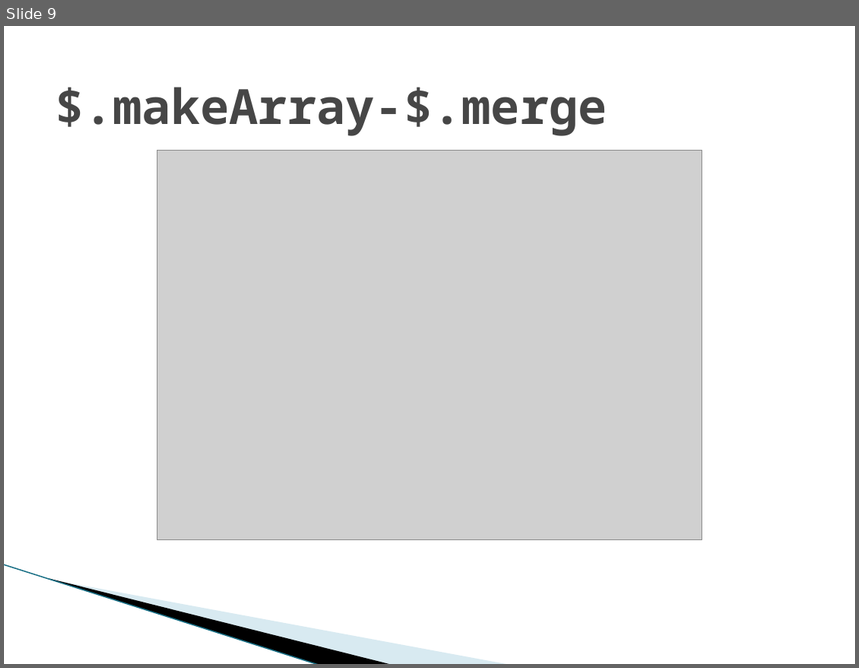
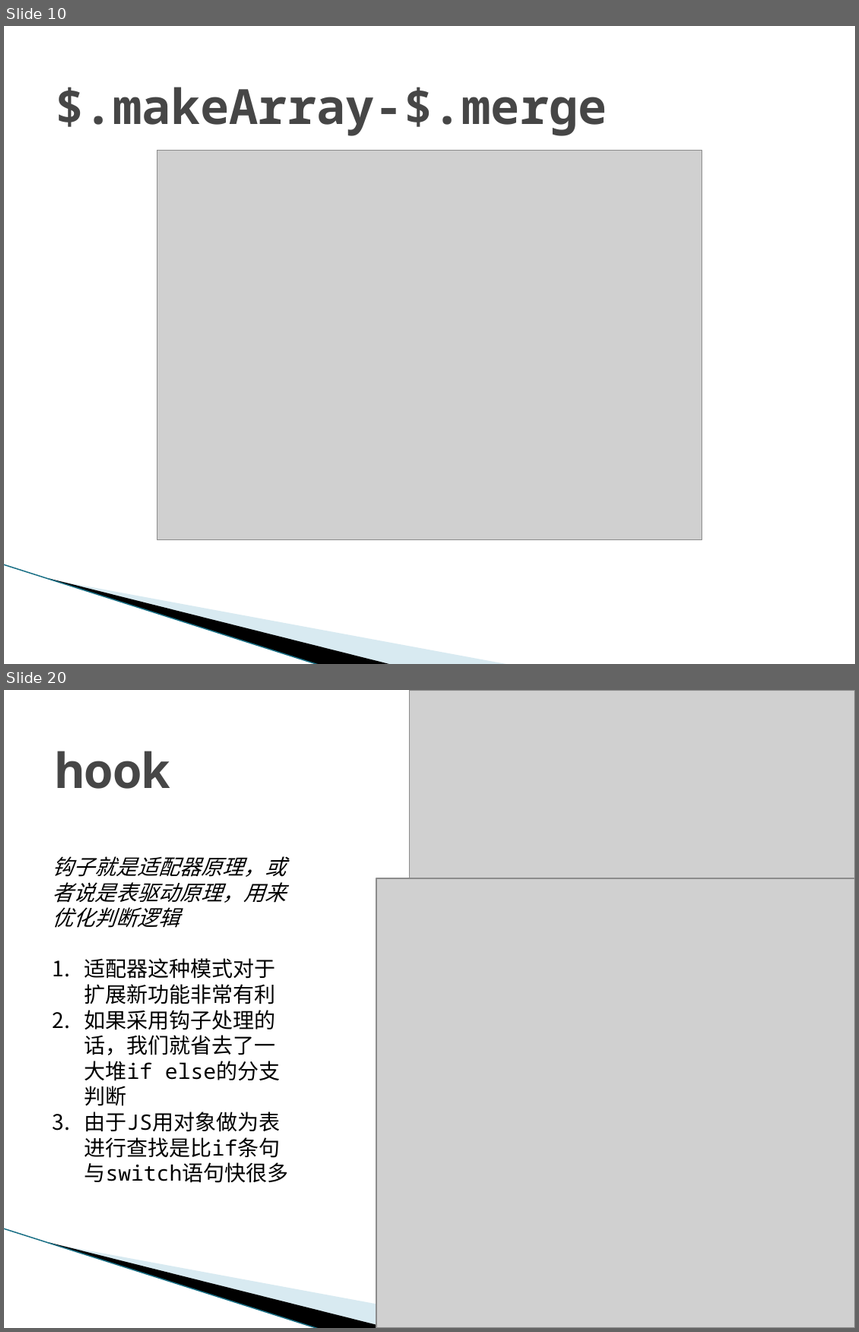
Before and after one commit to temberature/squery, a slide deck: doc/jQuery源码鉴赏.pptx. Shown one above the other, each under a label of ours: slide 9 before the commit, slides 10 and 20 after it; the slides between them are not shown. The pictures are 859x668 and 859x1332 pixels, drawn with LibreOffice and Linux fonts; fonts in the diff are those of the drawing; grey boxes stand for pictures; background and template pictures are left out. Boxes give left, top, right and bottom in pixels: in the first picture for what was removed or moved away, otherwise in the second. Text is boxed around its words. In the diff, an @@ line names an element or a change of style, - is before the commit and + after.

```diff
--- a/doc/jQuery源码鉴赏.pptx
+++ b/doc/jQuery源码鉴赏.pptx
@@ slide 20 added at (x1=4, y1=690, x2=855, y2=1328), background #FFFFFF; not listed: 3 template elements that a slide beside it also shows @@
@@ picture added at (x1=410, y1=690, x2=855, y2=945) @@
@@ title added at (x1=55, y1=751, x2=171, y2=789), 41 pt, text #464646, bold @@
+hook
@@ text added at (x1=53, y1=856, x2=287, y2=1132), 18 pt, text #000000 @@
+钩子就是适配器原理，或者说是表驱动原理，用来优化判断逻辑
+1. 适配器这种模式对于扩展新功能非常有利
+2. 如果采用钩子处理的话，我们就省去了一大堆if else的分支判断
+3. 由于JS用对象做为表进行查找是比if条句与switch语句快很多
@@ picture added at (x1=376, y1=878, x2=855, y2=1328) @@
@@ what was slide 9 is now slide 10 @@
```
Also in this commit, not shown: 8 slides changed, 27 other slides added, 7 slides removed, 24 other files.
